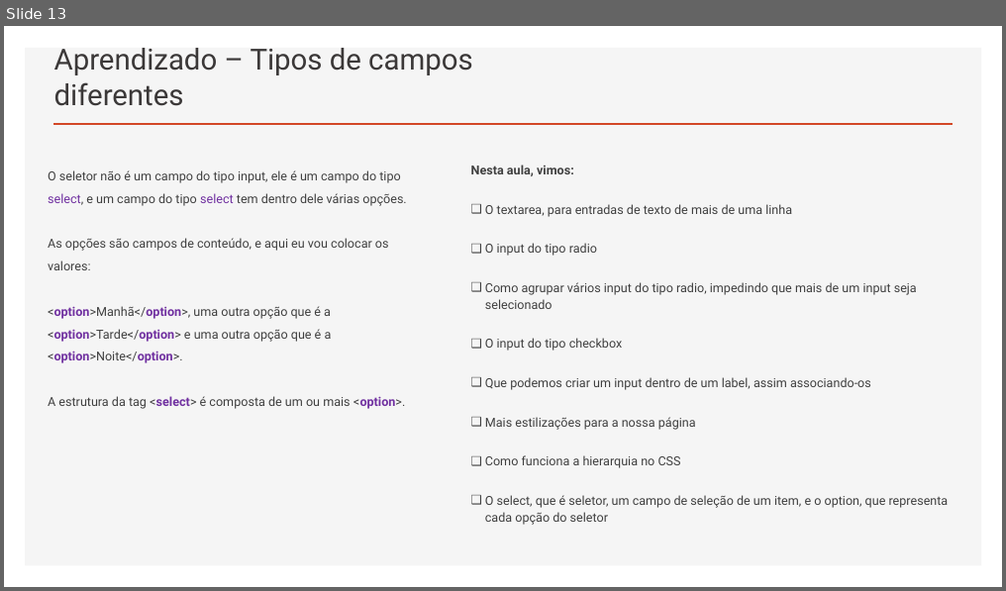
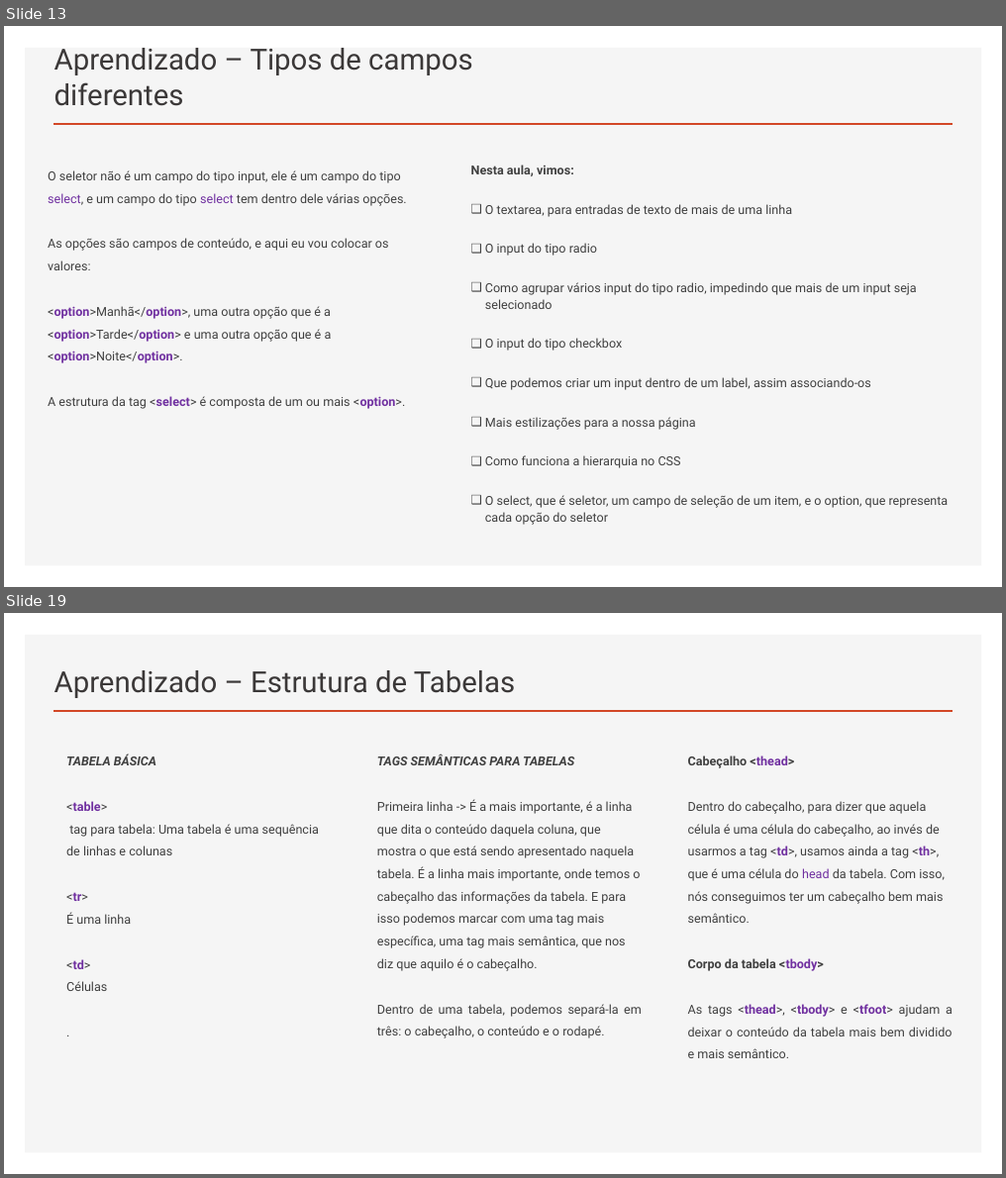
Before and after one commit to RaizaCirne/app-flex, a slide deck: Trilhas/[Iniciante em Programação T5 - ONE]/Material/05.HTML5_e_CSS3-parte_3.pptx. Shown one above the other, each under a label of ours: slide 13 before the commit, slides 13 and 19 after it; the slides between them are not shown. The pictures are 1006x591 and 1006x1178 pixels, drawn with LibreOffice and Linux fonts; fonts in the diff are those of the drawing. Boxes give left, top, right and bottom in pixels: in the first picture for what was removed or moved away, otherwise in the second. Text is boxed around its words. In the diff, an @@ line names an element or a change of style, - is before the commit and + after.

```diff
--- a/Trilhas/[Iniciante em Programação T5 - ONE]/Material/05.HTML5_e_CSS3-parte_3.pptx
+++ b/Trilhas/[Iniciante em Programação T5 - ONE]/Material/05.HTML5_e_CSS3-parte_3.pptx
@@ slide 19 added at (4,613,1002,1174), background #FFFFFF; not listed: 2 template elements that a slide beside it also shows @@
@@ title added at (54,670,515,698), 28 pt, text #3B3838 @@
+Aprendizado – Estrutura de Tabelas
@@ text added at (66,755,319,991), 12 pt, text #404040 @@
+TABELA BÁSICA
+<table>
+tag para tabela: Uma tabela é uma sequência de linhas e colunas
+<tr>
+É uma linha
+<td>
+Células
+.
@@ text added at (377,755,642,1039), 12 pt, text #404040 @@
+TAGS SEMÂNTICAS PARA TABELAS
+Primeira linha -> É a mais importante, é a linha que dita o conteúdo daquela coluna, que mostra o que está sendo apresentado naquela tabela. É a linha mais importante, onde temos o cabeçalho das informações da tabela. E para isso podemos marcar com uma tag mais específica, uma tag mais semântica, que nos diz que aquilo é o cabeçalho.
+Dentro de uma tabela, podemos separá-la em três: o cabeçalho, o conteúdo e o rodapé.
@@ text added at (688,756,952,1059), 12 pt, text #404040 @@
+Cabeçalho <thead>
+Dentro do cabeçalho, para dizer que aquela célula é uma célula do cabeçalho, ao invés de usarmos a tag <td>, usamos ainda a tag <th>, que é uma célula do head da tabela. Com isso, nós conseguimos ter um cabeçalho bem mais semântico.
+Corpo da tabela <tbody>
+As tags <thead>, <tbody> e <tfoot> ajudam a deixar o conteúdo da tabela mais bem dividido e mais semântico.
```
Also in this commit, not shown: 7 other slides added.
